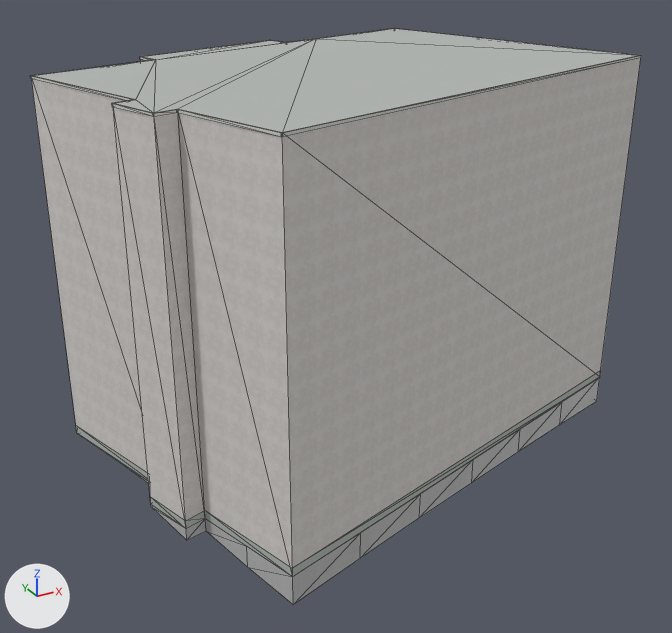
The Blender file assets/blender/buildings/osm-way-277923411.blend: old version first, new version second.
Both versions are drawn from a 50 mm lens placed at (-18.0, -32.6, 20.6), pointed at (-0.5, -0.8, 4.7). The axes (+X, +Y, +Z) are drawn at lower left. The lights are the same throughout. The first picture is the older version. Mesh edges are drawn as thin lines.

Before the edit, the objects in view are built like this:
```python
ob_reality_277923411_near_reality_aged_pale_plaster = bpy.data.objects.new('reality 277923411 near reality aged pale plaster', me_reality_277923411_near_reality_aged_pale_plaster)
ob_reality_277923411_near_reality_aged_pale_plaster.parent = ob_osm_way_277923411
ob_reality_277923411_near_reality_aged_pale_plaster.location = (0.0, 0.0, 0.0)
ob_reality_277923411_near_reality_flat_weathered_roof = bpy.data.objects.new('reality 277923411 near reality flat weathered roof', me_reality_277923411_near_reality_flat_weathered_roof)
ob_reality_277923411_near_reality_flat_weathered_roof.parent = ob_osm_way_277923411
ob_reality_277923411_near_reality_flat_weathered_roof.location = (0.0, 0.0, 0.0)
ob_reality_277923411_near_reality_pale_aluminum_sill = bpy.data.objects.new('reality 277923411 near reality pale aluminum sill', me_reality_277923411_near_reality_pale_aluminum_sill)
ob_reality_277923411_near_reality_pale_aluminum_sill.parent = ob_osm_way_277923411
ob_reality_277923411_near_reality_pale_aluminum_sill.location = (0.0, 0.0, 0.0)
# also in view: 'reality 277923411 near reality concrete plinth' at (0.6, -0.4, 0.2); 'building foundation 277923411' at (0.6, -0.4, -0.7)
```
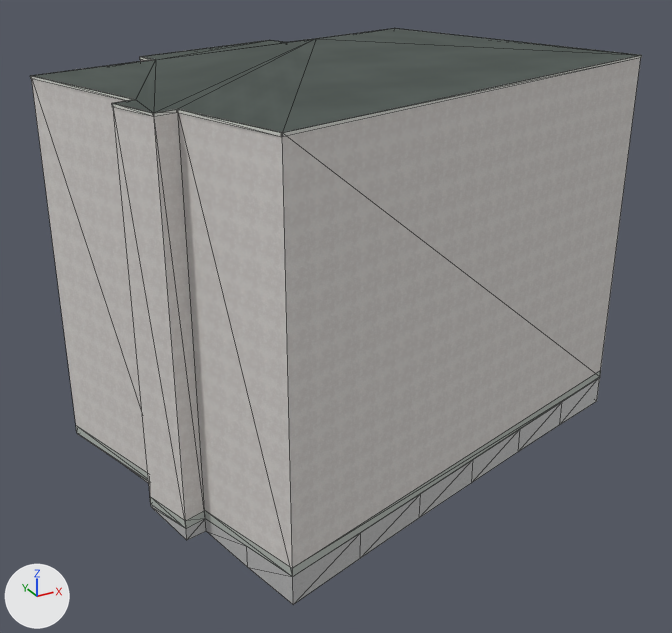
Location of each change, [x1, y1, x2, y2] in pixels of the pictures (672 x 633 px):
'reality 277923411 near reality flat weathered roof', surface changed (darker): [32, 28, 639, 133] in both
part 1 of me_reality_277923411_near_reality_pale_aluminum_sill, added: after [30, 28, 642, 137]

What changed in the scene script:
```text
Add img_roof_color_png:
    img_roof_color_png = load_image('roof-color.png', '../../../public/models/architecture/textures/roof-color.png', 256, 256, 'sRGB')
Add img_roof_normal_png:
    img_roof_normal_png = load_image('roof-normal.png', '../../../public/models/architecture/textures/roof-normal.png', 256, 256, 'Non-Color')
Change mat_reality_flat_weathered_roof:
    remove # nodes: BsdfPrincipled, OutputMaterial
    remove # colours: grey #b3b7b4
    nodes: BsdfPrincipled, MixRGB, NormalMap, OutputMaterial, TexImage x2
    colours: white #ffffff
    uses the picture img_roof_color_png
    uses the picture img_roof_normal_png
Change me_reality_277923411_near_reality_pale_aluminum_sill:
    used by ob_reality_277923411_near_reality_pale_aluminum_sill; parent = ob_osm_way_277923411; location = (0.0, 0.0, 0.0)
    remove me_reality_277923411_near_reality_pale_aluminum_sill.from_pydata(...)  # 52 vertices, 26 faces; spans x -11.1..12.3, y -9.9..9.0, z 14.9..15.0
    add me_reality_277923411_near_reality_pale_aluminum_sill.from_pydata(...)  # 104 vertices, 52 faces; spans x -11.1..12.3, y -9.9..9.0, z 14.9..15.0
    me_reality_277923411_near_reality_pale_aluminum_sill part 1: 48 vertices added at x -11.1..12.3, y -9.9..9.0, z 15.0
    other edits to the shape of me_reality_277923411_near_reality_pale_aluminum_sill do not show in these pictures
```
